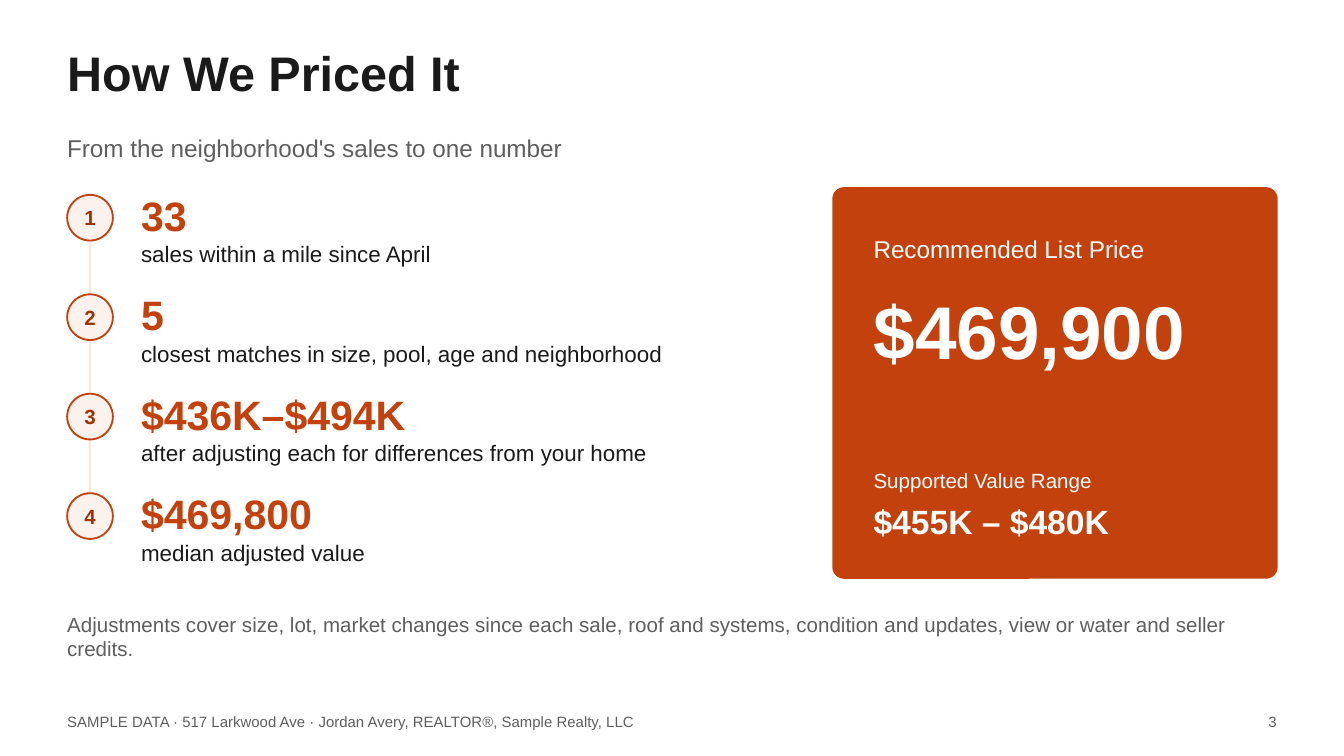
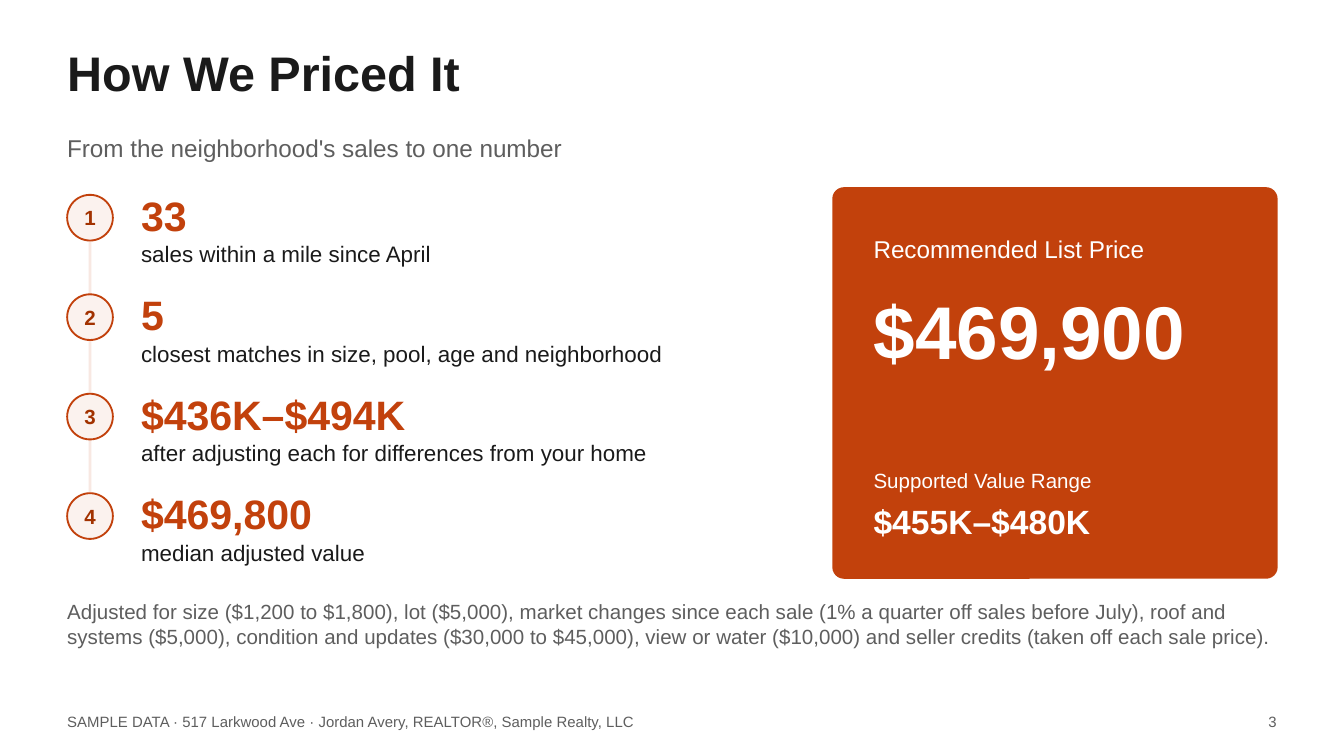
Before and after one commit to axelrivera/real-estate-skills, a slide deck: slide 3 of samples/seller-cma/517-Larkwood-Ave-Listing-Presentation.pptx. Drawn at 1344x756 pixels with LibreOffice and Linux fonts; fonts in the diff are those of the drawing. Boxes give left, top, right and bottom in pixels: in the first picture for what was removed or moved away, otherwise in the second. Text is boxed around its words. In the diff, an @@ line names an element or a change of style, - is before the commit and + after.

```diff
--- a/samples/seller-cma/517-Larkwood-Ave-Listing-Presentation.pptx
+++ b/samples/seller-cma/517-Larkwood-Ave-Listing-Presentation.pptx
@@ text at (874, 509, 1091, 537): spaces changed @@
-$455K – $480K
+$455K–$480K
@@ text at (67, 604, 1269, 649): text changed @@
-Adjustments cover size, lot, market changes since each sale, roof and systems, condition and updates, view or water and seller credits.
+Adjusted for size ($1,200 to $1,800), lot ($5,000), market changes since each sale (1% a quarter off sales before July), roof and systems ($5,000), condition and updates ($30,000 to $45,000), view or water ($10,000) and seller credits (taken off each sale price).
```
Also in this commit, not shown: 13 other slides changed, 49 other files.
